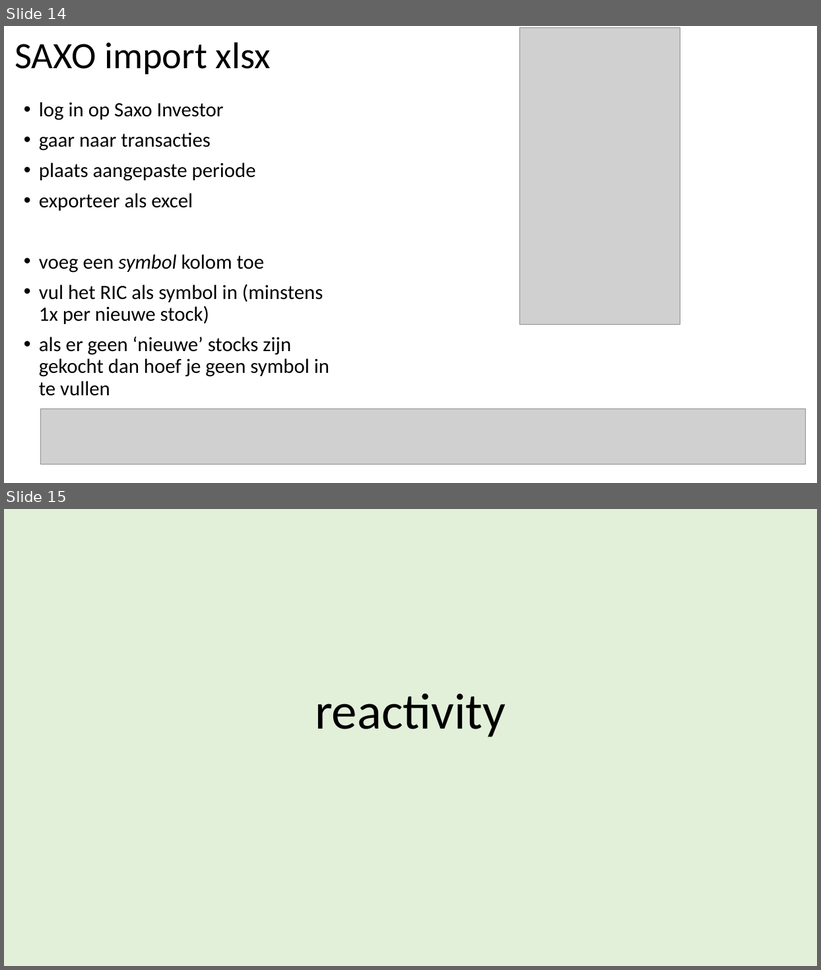
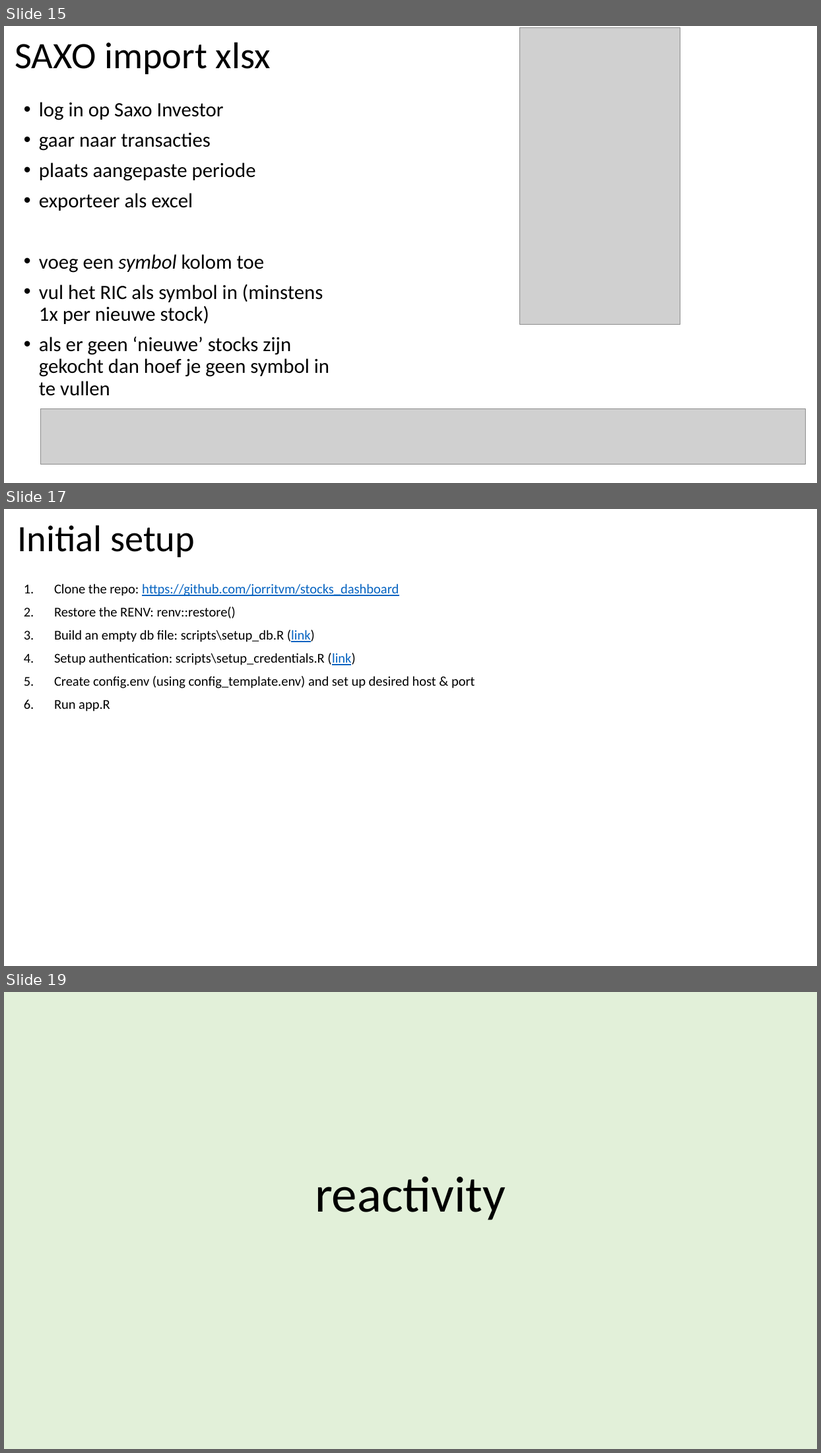
Before and after one commit to jorritvm/stocks_dashboard, a slide deck: doc/stock_dashboard_documentation.pptx. Shown one above the other, each under a label of ours: slides 14 and 15 before the commit, slides 15, 17 and 19 after it; the slides between them are not shown. The pictures are 821x970 and 821x1453 pixels, drawn with LibreOffice and Linux fonts; fonts in the diff are those of the drawing; grey boxes stand for pictures. Boxes give left, top, right and bottom in pixels: in the first picture for what was removed or moved away, otherwise in the second. Text is boxed around its words. In the diff, an @@ line names an element or a change of style, - is before the commit and + after.

Commit message:
configure server using an env file

```diff
--- a/doc/stock_dashboard_documentation.pptx
+++ b/doc/stock_dashboard_documentation.pptx
@@ slide 17 added at bbox=[4, 509, 817, 966], background #FFFFFF @@
@@ title added at bbox=[17, 525, 195, 557], 44 pt, text #000000 @@
+Initial setup
@@ text added at bbox=[54, 584, 475, 712], 16 pt, text #000000 @@
+1. Clone the repo: https://github.com/jorritvm/stocks_dashboard
+2. Restore the RENV: renv::restore()
+3. Build an empty db file: scripts\setup_db.R (link)
+4. Setup authentication: scripts\setup_credentials.R (link)
+5. Create config.env (using config_template.env) and set up desired host & port
+6. Run app.R
@@ what was slide 14 is now slide 15 @@
@@ what was slide 15 is now slide 19 @@
```
Also in this commit, not shown: 4 slides changed, 1 other slide added, 1 slide removed, 7 other files.
